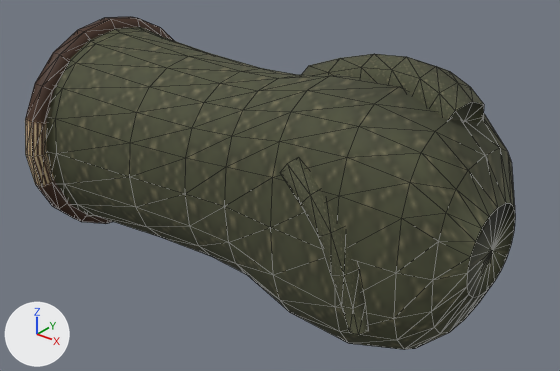
A saved change to the glTF model assets_src/birds/dass.glb.
The view is the same before and after, from a 50 mm lens placed at (0.137, -0.233, 0.089), pointed at (-0.049, -0.001, -0.055). Lighting does not change. The marker at lower left points along +X, +Y and +Z. The older version comes first. Mesh edges are drawn as thin lines. Where no turn or scale is listed for an object, it has been applied to the vertices. Vertices at exactly the same position are counted once.

The first picture shows 'dass_glove'.
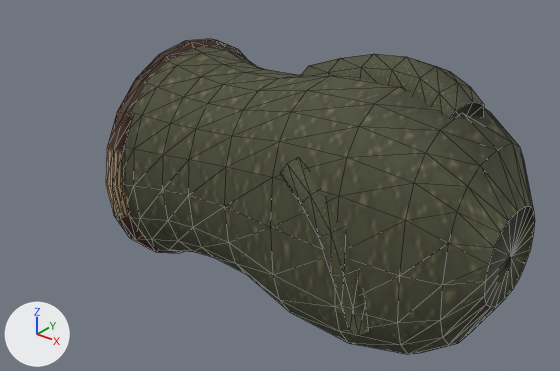
Changed parts and their boxes (x1, y1, x2, y2) in the pictures (560 x 371 px; the box of a moved part takes in the faces that stretch with it):
'dass_glove', reshaped (12% narrower): before (25, 17, 515, 350); after (106, 39, 535, 354)
part 1 of me_dass_glove, moved or reshaped: before (25, 17, 174, 224); after (106, 39, 246, 253)
part 2 of me_dass_glove, moved or reshaped: before (46, 27, 296, 274); after (123, 45, 296, 274)
part 3 of me_dass_glove, moved or reshaped: before (335, 87, 515, 350); after (335, 87, 535, 354)

Patch to the scene script:
```diff
--- a/assets_src/birds/dass.glb.py
+++ b/assets_src/birds/dass.glb.py
@@ me_dass_glove @@
 # used by ob_dass_glove; location = (0.0, 0.0, 0.0)
-me_dass_glove.from_pydata(...)  # 438 vertices, 864 faces; spans x -0.16..0.047, y -0.052..0.052, z -0.105..0.007
+me_dass_glove.from_pydata(...)  # 438 vertices, 864 faces; spans x -0.105..0.054, y -0.05..0.05, z -0.105..0.007
+# me_dass_glove part 1: the loose piece of 120 vertices spanning x -0.158..-0.148, y -0.052..0.052, z -0.104..0.0 is scaled about its middle by (0.8, 0.978, 0.978), then moved by (0.053, 0.0, 0.0)
+# me_dass_glove part 2: 101 of 438 vertices moved; they spanned x -0.16..-0.07, y -0.046..0.046, z -0.102..-0.002 and now span x -0.105..-0.068, y -0.047..0.047, z -0.101..-0.003; mean shift (0.037, 0.0, 0.0); largest move (-0.16, 0.043, -0.052) -> (-0.105, 0.045, -0.052)
+# me_dass_glove part 3: 61 of 438 vertices moved; they spanned x 0.028..0.047, y -0.034..0.034, z -0.097..-0.005 and now span x 0.03..0.054, y -0.035..0.035, z -0.098..-0.004; mean shift (0.004, 0.0, 0.0); largest move (0.047, 0.012, -0.038) -> (0.054, 0.012, -0.037)
 me_dass_glove.materials.append(mat_gear)
```
